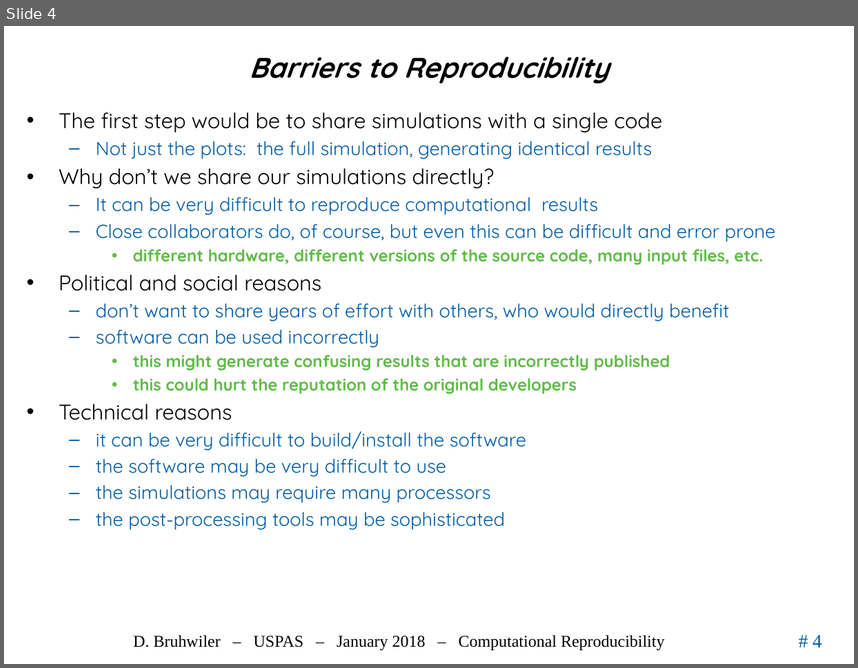
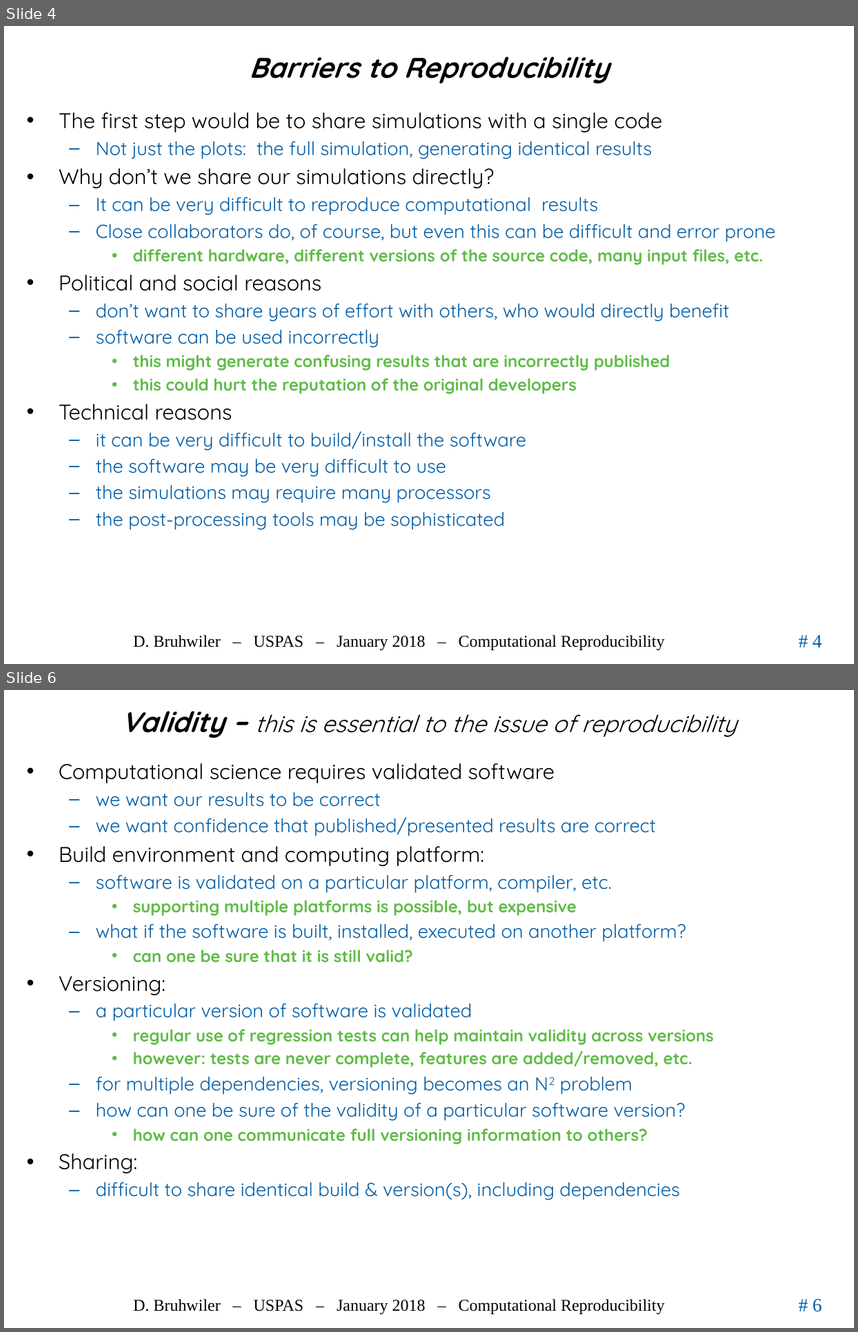
Before and after one commit to uspas/simbeamplasma18, a slide deck: computational_reproducibility/lecture/2018_ComputationalReproducibility_Bruhwiler_USPAS.pptx. Shown one above the other, each under a label of ours: slide 4 before the commit, slides 4 and 6 after it; the slides between them are not shown. The pictures are 858x668 and 858x1332 pixels, drawn with LibreOffice and Linux fonts; fonts in the diff are those of the drawing; background and template pictures are left out. Boxes give left, top, right and bottom in pixels: in the first picture for what was removed or moved away, otherwise in the second. Text is boxed around its words. In the diff, an @@ line names an element or a change of style, - is before the commit and + after.

```diff
--- a/computational_reproducibility/lecture/2018_ComputationalReproducibility_Bruhwiler_USPAS.pptx
+++ b/computational_reproducibility/lecture/2018_ComputationalReproducibility_Bruhwiler_USPAS.pptx
@@ slide 6 added at box(4, 690, 854, 1328), background #FFFFFF; not listed: 3 template elements that a slide beside it also shows @@
@@ title added at box(121, 711, 737, 738), 20 pt, text #000000, italic @@
+Validity – this is essential to the issue of reproducibility
@@ text added at box(59, 763, 713, 1200), 16 pt, text #005CA5 @@
+• Computational science requires validated software
+  – we want our results to be correct
+  – we want confidence that published/presented results are correct
+• Build environment and computing platform:
+  – software is validated on a particular platform, compiler, etc.
+    • supporting multiple platforms is possible, but expensive
+  – what if the software is built, installed, executed on another platform?
+    • can one be sure that it is still valid?
+• Versioning:
+  – a particular version of software is validated
+    • regular use of regression tests can help maintain validity across versions
+    • however: tests are never complete, features are added/removed, etc.
+  – for multiple dependencies, versioning becomes an N2 problem
+  – how can one be sure of the validity of a particular software version?
+    • how can one communicate full versioning information to others?
+• Sharing:
+  – difficult to share identical build & version(s), including dependencies
```
Also in this commit, not shown: 4 other slides added.
